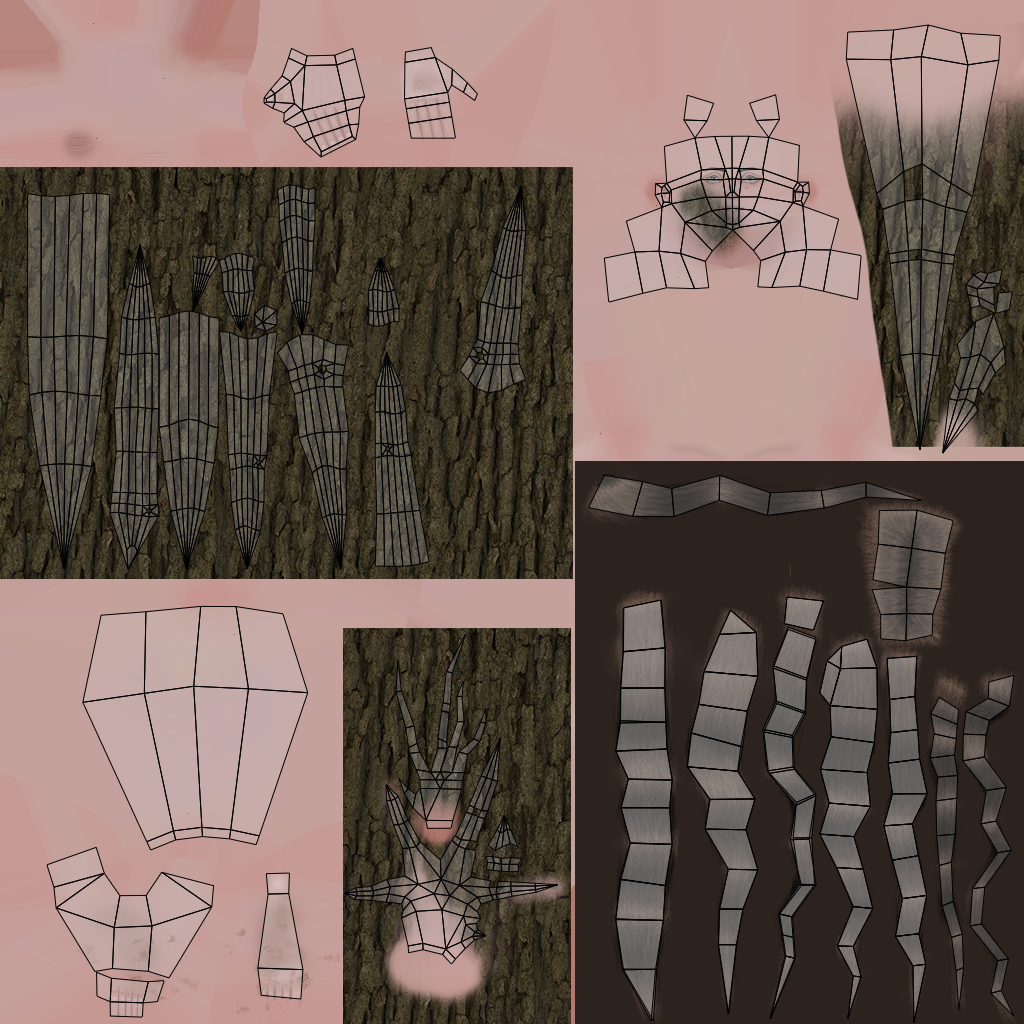
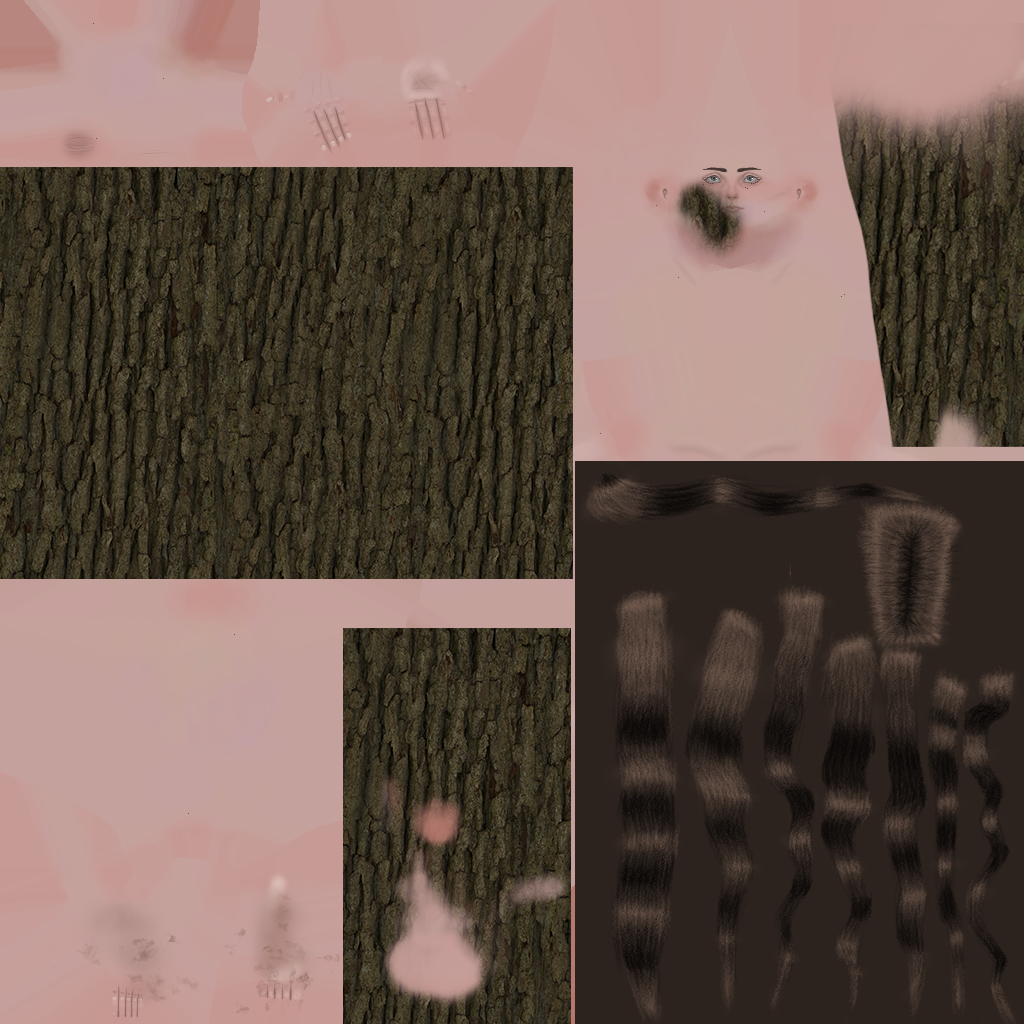
Revision of a layered 1024 x 1024 image; what changed, layer by layer:
hid "Pose_2" over [27, 24, 1015, 1023]